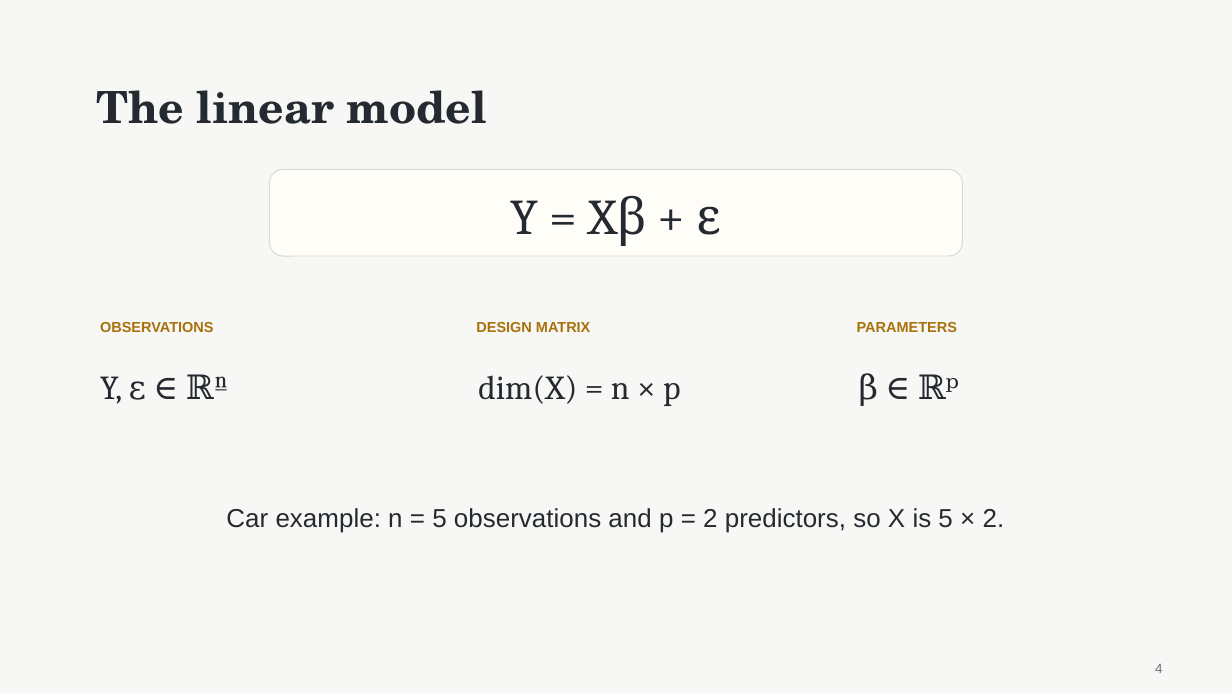
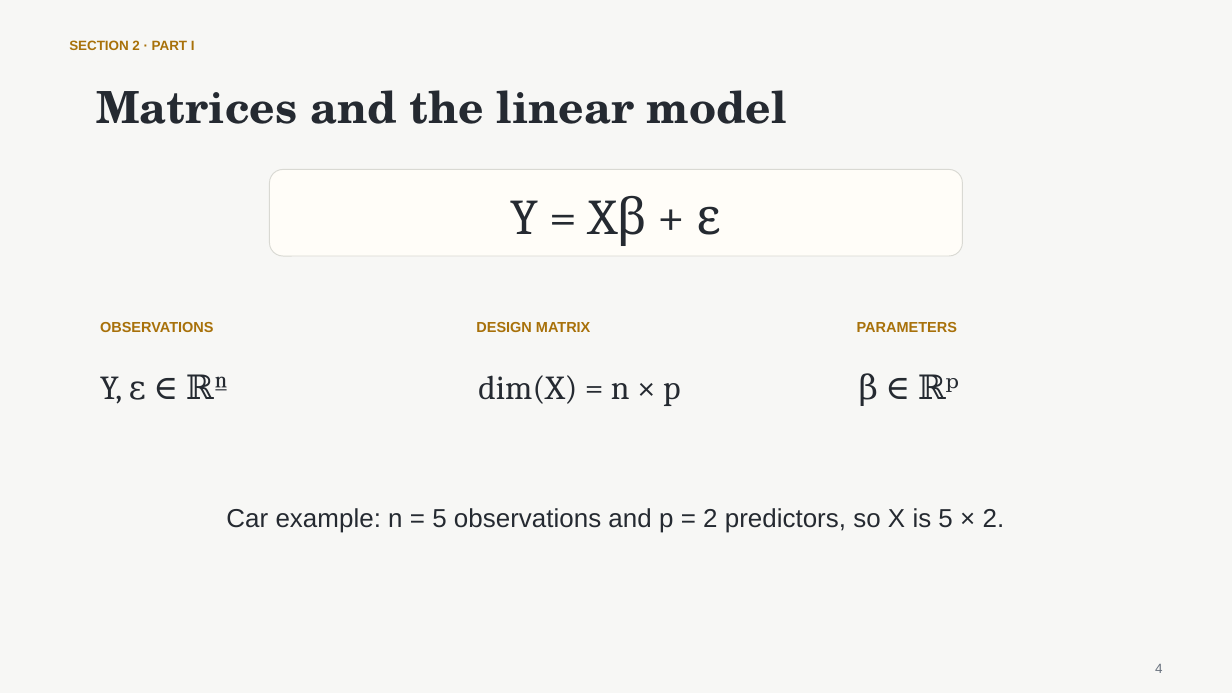
Before and after one commit to nurdauletakhanov/ReadingLab, a slide deck: slide 4 of public/slides/session-0-least-squares-foundations.pptx. Drawn at 1232x693 pixels with LibreOffice and Linux fonts; fonts in the diff are those of the drawing. Boxes give left, top, right and bottom in pixels: in the first picture for what was removed or moved away, otherwise in the second. Text is boxed around its words. In the diff, an @@ line names an element or a change of style, - is before the commit and + after.

Commit message:
Align Session 0 slides with tutorial sections

```diff
--- a/public/slides/session-0-least-squares-foundations.pptx
+++ b/public/slides/session-0-least-squares-foundations.pptx
@@ text added at (69, 40, 195, 54), 10.5 pt, text #A8710A, bold @@
+SECTION 2 · PART I
@@ text at (96, 90, 787, 124): text changed @@
-The linear model
+Matrices and the linear model
```
Also in this commit, not shown: 16 other slides changed, 4 slides added, 4 slides removed, 1 other file.
